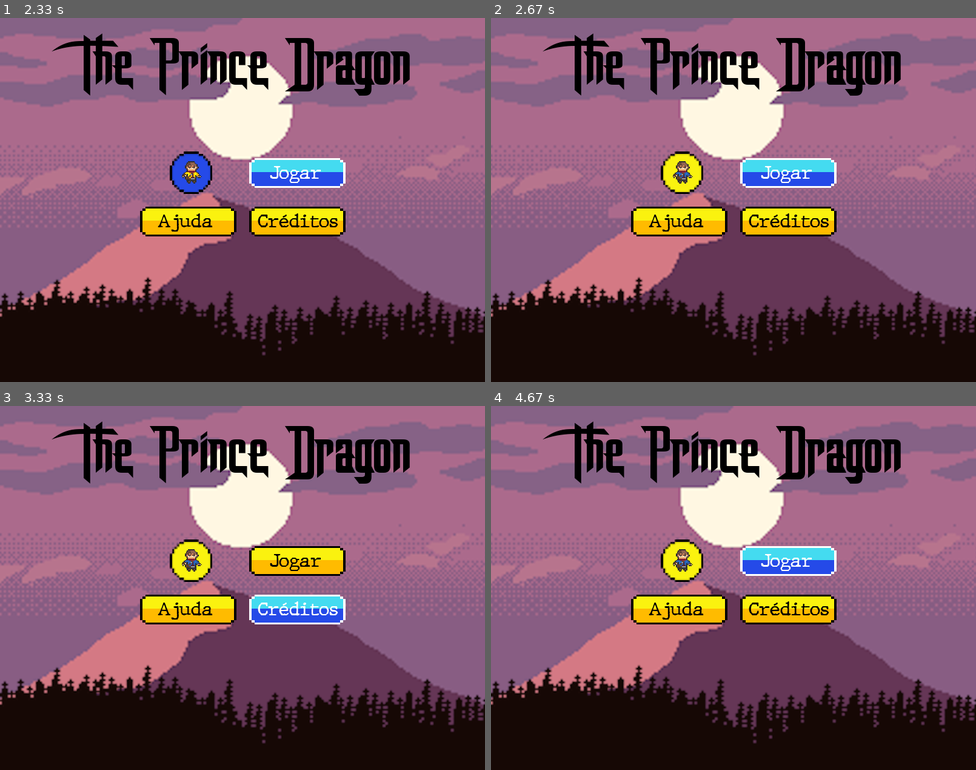
Above: before the commit, frames 1-4 (two rows, left to right).
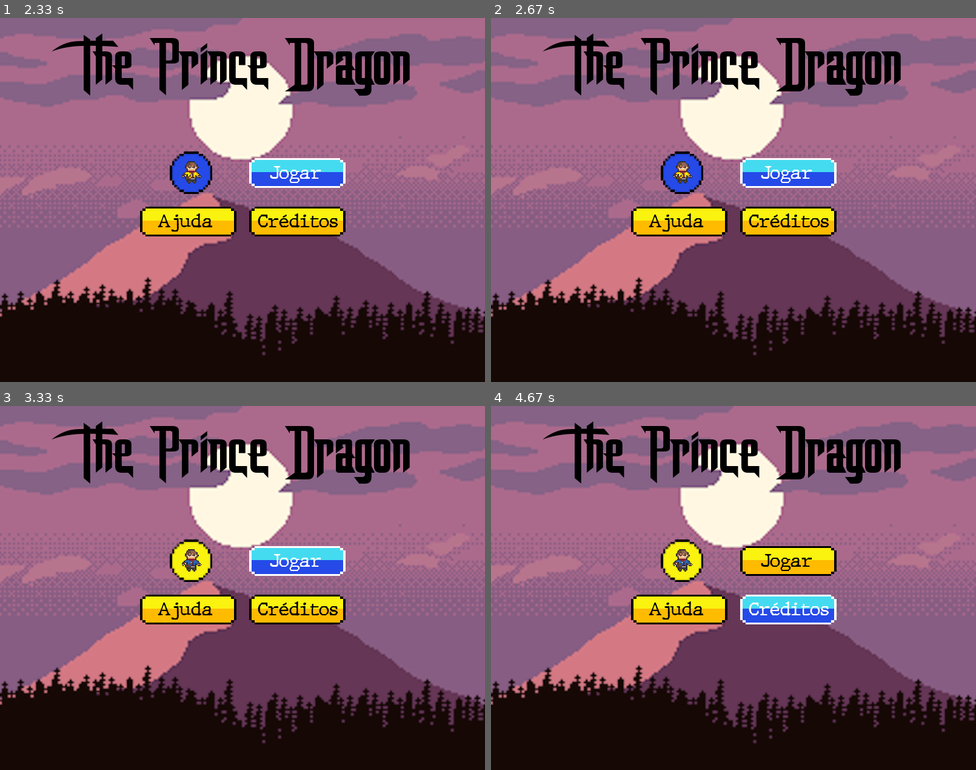
Above: after the commit, the same moments.

Repository: samarasrs/Projeto_ces22
Game: pygame game, started from Dragon_Prince_Level1.py
The game is run twice, just before and just after one commit, with the same random seed, the same clock (stepped at 60 frames per second) and the same inputs.
Inputs:
- Up to frame 1 (2.33 s): hold Right 0.33-0.8 s; tap Enter at 0.83 s; hold Down 1.73-2.03 s; hold Up from 2.07 s (still down)
- Up to frame 2 (2.67 s): release Up at 2.43 s; hold Right from 2.47 s (still down)
- Up to frame 3 (3.33 s): release Right at 3.1 s; hold Down from 3.13 s (still down)
- Up to frame 4 (4.67 s): release Down at 3.5 s; hold Left 3.53-4 s; hold Right 4.03-4.5 s; hold Up from 4.53 s (still down)

Frame 1 is identical in both runs. In frame 2, 0.6% of the frame differs, in the area x 35-44%, y 36-49%; in frame 3, 3.2%, in the area x 51-72%, y 38-60%; in frame 4, 3.2%.

Commit message:
adicionando som ao menu

Diff:
--- a/data/main.py
+++ b/data/main.py
@@ -4,7 +4,7 @@
 
 
 def main():
-    rodar_jogo = tools.Control(setup.TITULO)
+    rodar_jogo = tools.Control(setup.TITULO,c.MAIN_MENU)
     dicionario_estados = {
         c.MAIN_MENU: main_menu.Menu()
         }
--- a/data/states/main_menu.py
+++ b/data/states/main_menu.py
@@ -2,6 +2,7 @@
 import pygame as pg
 from .. import setup, tools
 from .. import constants as c
+from .. import game_sound as gs
 
 
 class Menu(tools._State):
@@ -10,6 +11,7 @@
         persist = {}
         self.startup(0.0, persist)
         self.keys = None
+        #self.som = gs.Sound()
 
     def startup(self, current_time, persist):
         self.persist = persist
@@ -33,7 +35,6 @@
         self.text_ajuda = self.setup_texto_botao(c.TEXT_AJUDA, c.FONT_BOTOES_TAMANHO)
         self.text_creditos = self.setup_texto_botao(c.TEXT_CREDITO, c.FONT_BOTOES_TAMANHO)
         self.text_voltar = self.setup_texto_botao(c.TEXT_BOTAO_VOLTAR, c.FONT_BOTOES_TAMANHO)
-
 
     def setup_botao(self):
         self.botao = pg.transform.scale(setup.GFX['button_amarelo2'], c.BOTOES_TAMANHO)
@@ -76,9 +77,14 @@
         self.cursor = c.BOTAO0
         self.tela = c.TELA1
 
+    def mover_cursor(self):
+        setup.SFX['menu_select'].play()
+        pg.time.wait(200)
+
     def update_cursor_tela1(self, keys):
         if self.cursor == c.BOTAO0:
             if keys[pg.K_DOWN]:
+                self.mover_cursor()
                 self.cursor = c.BOTAO_AJUDA
                 self.botao_perm = self.botao = pg.transform.scale(setup.GFX['circulo_amarelo'], c.BOTAO_PERM_TAMANHO)
                 self.botao_ajuda = self.setup_botao_selecionado()
@@ -86,6 +92,7 @@
                 self.text_ajuda = self.setup_texto_botao_selecionado(c.TEXT_AJUDA, c.FONT_BOTOES_TAMANHO)
 
             if keys[pg.K_RIGHT]:
+                self.mover_cursor()
                 self.cursor = c.BOTAO_JOGAR
                 self.botao_perm = self.botao = pg.transform.scale(setup.GFX['circulo_amarelo'], c.BOTAO_PERM_TAMANHO)
                 self.botao_jogar = self.setup_botao_selecionado()
@@ -94,6 +101,7 @@
 
         elif self.cursor == c.BOTAO_JOGAR:
             if keys[pg.K_DOWN]:
+                self.mover_cursor()
                 self.cursor = c.BOTAO_CREDITOS
                 self.botao_jogar = self.setup_botao()
                 self.botao_creditos = self.setup_botao_selecionado()
@@ -102,6 +110,7 @@
                 self.text_creditos = self.setup_texto_botao_selecionado(c.TEXT_CREDITO, c.FONT_BOTOES_TAMANHO)
 
             elif keys[pg.K_LEFT]:
+                self.mover_cursor()
                 self.cursor = c.BOTAO0
                 self.botao_jogar = self.setup_botao()
                 self.botao_perm = self.botao = pg.transform.scale(setup.GFX['circulo_azul'], c.BOTAO_PERM_TAMANHO)
@@ -110,6 +119,7 @@
 
         elif self.cursor == c.BOTAO_CREDITOS:
             if keys[pg.K_UP]:
+                self.mover_cursor()
                 self.cursor = c.BOTAO_JOGAR
                 self.botao_creditos = self.setup_botao()
                 self.botao_jogar = self.setup_botao_selecionado()
@@ -118,6 +128,7 @@
                 self.text_jogar = self.setup_texto_botao_selecionado(c.TEXT_JOGAR, c.FONT_BOTOES_TAMANHO)
 
             elif keys[pg.K_LEFT]:
+                self.mover_cursor()
                 self.cursor = c.BOTAO_AJUDA
                 self.botao_creditos = self.setup_botao()
                 self.botao_ajuda = self.setup_botao_selecionado()
@@ -127,6 +138,7 @@
 
         elif self.cursor == c.BOTAO_AJUDA:
             if keys[pg.K_UP]:
+                self.mover_cursor()
                 self.cursor = c.BOTAO0
                 self.botao_ajuda = self.setup_botao()
                 self.botao_perm = self.botao = pg.transform.scale(setup.GFX['circulo_azul'], c.BOTAO_PERM_TAMANHO)
@@ -134,6 +146,7 @@
                 self.text_ajuda = self.setup_texto_botao(c.TEXT_AJUDA, c.FONT_BOTOES_TAMANHO)
 
             elif keys[pg.K_RIGHT]:
+                self.mover_cursor()
                 self.cursor = c.BOTAO_CREDITOS
                 self.botao_ajuda= self.setup_botao()
                 self.botao_creditos = self.setup_botao_selecionado()
@@ -141,10 +154,10 @@
                 self.text_ajuda = self.setup_texto_botao(c.TEXT_AJUDA, c.FONT_BOTOES_TAMANHO)
                 self.text_creditos = self.setup_texto_botao_selecionado(c.TEXT_CREDITO, c.FONT_BOTOES_TAMANHO)
 
-
     def update_cursor_tela23(self, keys):
         if self.cursor == c.BOTAO0:
             if keys[pg.K_DOWN]:
+                self.mover_cursor()
                 self.cursor = c.BOTAO_VOLTA
                 self.botao_perm = self.botao = pg.transform.scale(setup.GFX['circulo_amarelo'], c.BOTAO_PERM_TAMANHO)
                 self.botao_voltar = self.setup_botao_selecionado()
@@ -153,6 +166,7 @@
 
         elif self.cursor == c.BOTAO_VOLTA:
             if keys[pg.K_UP]:
+                self.mover_cursor()
                 self.cursor = c.BOTAO0
                 self.botao_voltar = self.setup_botao()
                 self.botao_perm = self.botao = pg.transform.scale(setup.GFX['circulo_azul'], c.BOTAO_PERM_TAMANHO)
@@ -170,7 +184,6 @@
         surface.blit(self.text_ajuda, c.POS_TEXT_AJUDA)
         surface.blit(self.text_creditos, c.POS_TEXT_CREDITO)
 
-
     def blit_tela2(self, surface):
         surface.blit(self.background, c.POS_BACKGROUND)
         surface.blit(self.imagem, [0, 0])
@@ -179,7 +192,6 @@
         surface.blit(self.text_tela2, c.POS_TEXT_TIT_TELA2)
         surface.blit(self.text_voltar, c.POS_TEXT_VOLTAR)
 
-
     def blit_tela3(self, surface):
         surface.blit(self.background, c.POS_BACKGROUND)
         surface.blit(self.imagem, [0, 0])
@@ -187,7 +199,6 @@
         surface.blit(self.botao_perm, c.POS_BOTAO_PERM)
         surface.blit(self.text_tela3, c.POS_TEXT_TIT_TELA3)
         surface.blit(self.text_voltar, c.POS_TEXT_VOLTAR)
-
 
     def tela1(self, surface, keys):
         input_list = [pg.K_RETURN]
@@ -197,6 +208,8 @@
             if self.cursor != c.BOTAO0:
                 for input in input_list:
                     if keys[input]:
+                        setup.SFX['menu_entrar'].play()
+                        pg.time.wait(500)
                         if self.cursor == c.BOTAO_AJUDA:
                             self.tela = c.TELA2
                             self.setup_botoes_default()
@@ -213,6 +226,8 @@
             if self.cursor != c.BOTAO0:
                 for input in input_list:
                     if keys[input]:
+                        setup.SFX['menu_entrar'].play()
+                        pg.time.wait(500)
                         if self.cursor == c.BOTAO_VOLTA:
                             self.tela = c.TELA1
                             self.setup_botoes_default()
@@ -226,6 +241,8 @@
             if self.cursor != c.BOTAO0:
                 for input in input_list:
                     if keys[input]:
+                        setup.SFX['menu_entrar'].play()
+                        pg.time.wait(500)
                         if self.cursor == c.BOTAO_VOLTA:
                             self.tela = c.TELA1
                             self.setup_botoes_default()
--- a/data/tools.py
+++ b/data/tools.py
@@ -1,5 +1,6 @@
 import pygame as pg
 import os
+from . import game_sound as gs
 
 # definindo as teclas a serem utilizadas no jogo
 keybinding = {
@@ -29,7 +30,6 @@
         # dados necessarios para o estado atual (qnt de vidas, qnt de poder etc)
         self.persist = {}
 
-
     def get_event(self, event):
         pass
 
@@ -48,7 +48,7 @@
 
 
 class Control(object):
-    def __init__(self,caption):
+    def __init__(self,caption,estado_inicial):
         self.caption = caption
         # obter uma referencia para uma superficie de exibição
         self.screen = pg.display.get_surface()
@@ -66,8 +66,10 @@
         # variavel para armazenar a chave do estado
         self.state_name = None
         # variavel para armazenar o dado do estado
-        self.state = None
+        self.state = estado_inicial
         self.trocou = False
+        #criando o gerenciador de som
+        self.som = gs.Sound(self.state)
 
     def setup_states(self, state_dict, start_state):
         self.state_dict = state_dict
@@ -82,6 +84,7 @@
             self.flip_state()
         # executa a função update do arquivo main_menu
         self.state.update(self.screen, self.keys, self.current_time)
+        self.som.update()
 
     def flip_state(self):
         previous, self.state_name = self.state_name, self.state.next
Not shown, changed: resources/sound/menu_select.ogg
Not shown, added: resources/sound/menu_select2.ogg
